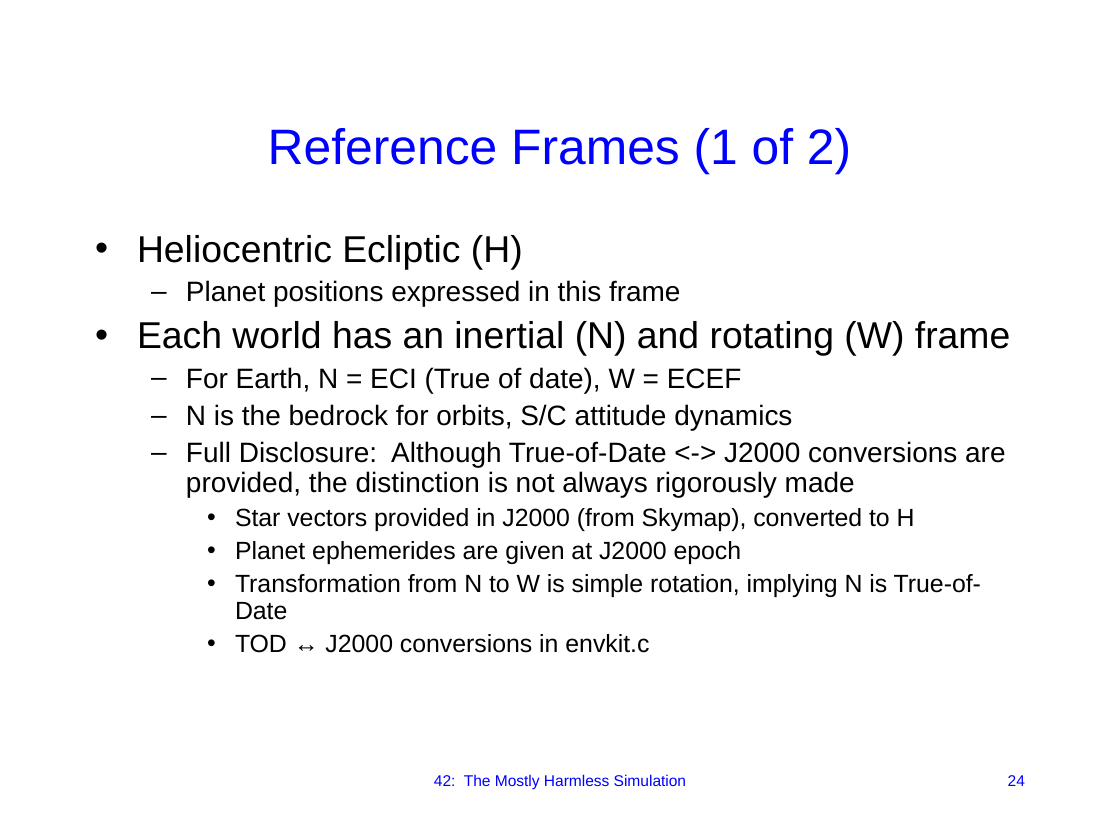
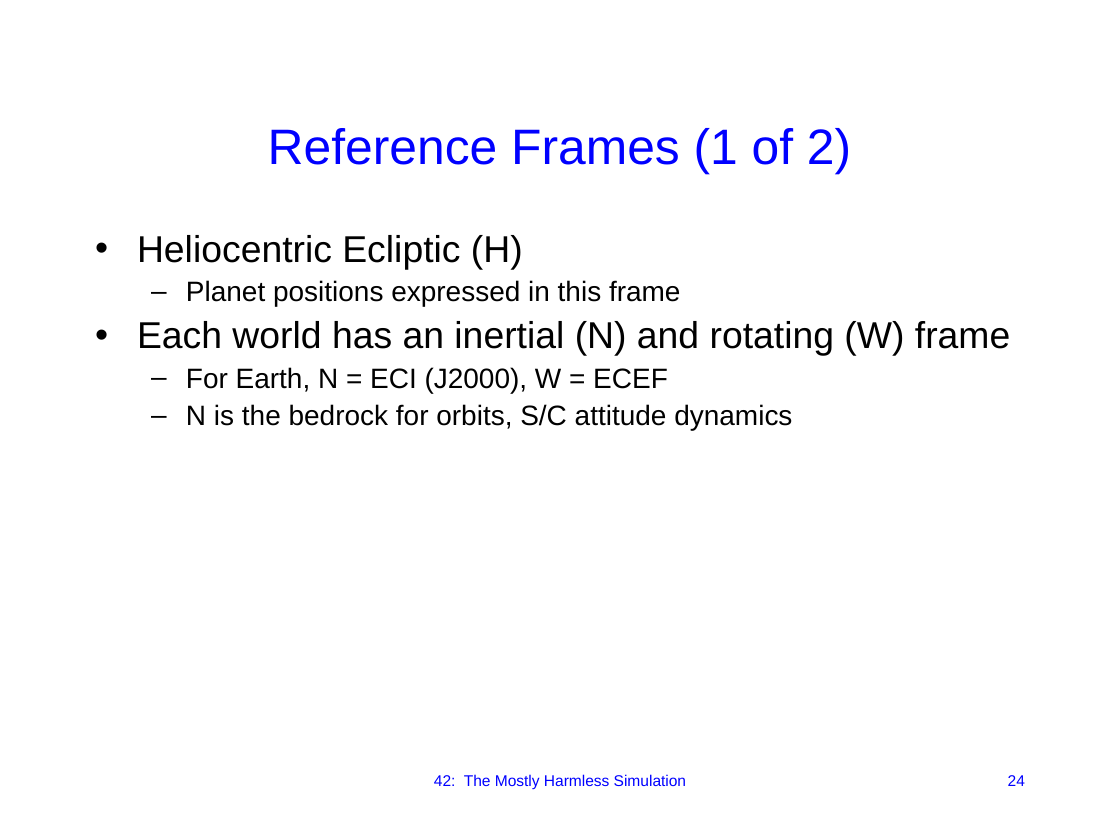
Before and after one commit to ericstoneking/42, a slide deck: slide 24 of Docs/42 Overview.odp. Drawn at 1120x840 pixels with LibreOffice and Linux fonts; fonts in the diff are those of the drawing. Boxes give left, top, right and bottom in pixels: in the first picture for what was removed or moved away, otherwise in the second. Text is boxed around its words. In the diff, an @@ line names an element or a change of style, - is before the commit and + after.

```diff
--- a/Docs/42 Overview.odp
+++ b/Docs/42 Overview.odp
@@ text at (186,367,668,393): text changed @@
-  – For Earth, N = ECI (True of date), W = ECEF
+  – For Earth, N = ECI (J2000), W = ECEF
@@ text at (186,441,1005,653): paragraphs removed @@
-  – Full Disclosure: Although True-of-Date <-> J2000 conversions are provided, the distinction is not always rigorously made
-    • Star vectors provided in J2000 (from Skymap), converted to H
-    • Planet ephemerides are given at J2000 epoch
-    • Transformation from N to W is simple rotation, implying N is True-of-Date
-    • TOD ↔ J2000 conversions in envkit.c
```
Also in this commit, not shown: 30 other files.
